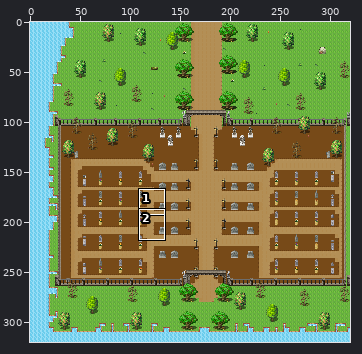
A sprite sheet gets an edit: Tenebris/Maps/9_m.png. Above, an overview of the earlier version with the close-up marked.
Close-up. Before:
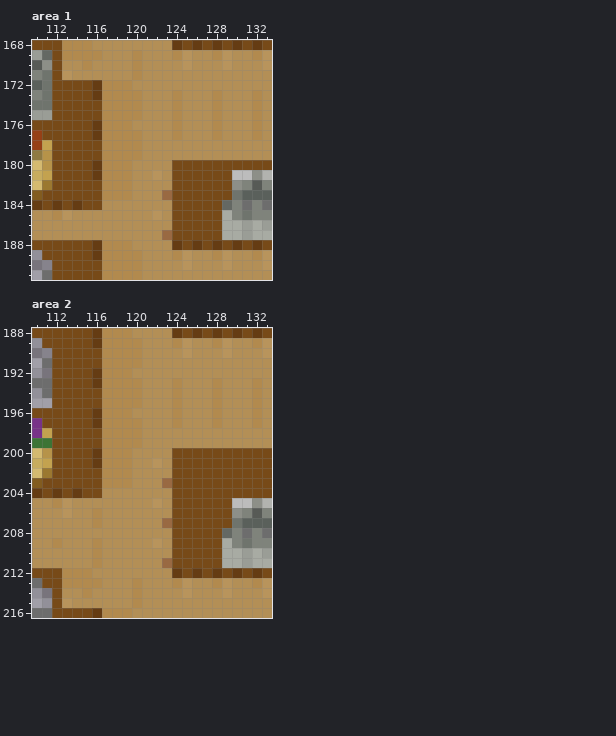
The file is 320x320 pixels. Colours within 5 levels of each other are drawn and written as one. Shown: area 1: x 110..133, y 168..191; area 2: x 110..133, y 188..216. The commit also changed other parts of the picture, which this record leaves out.
After the commit:
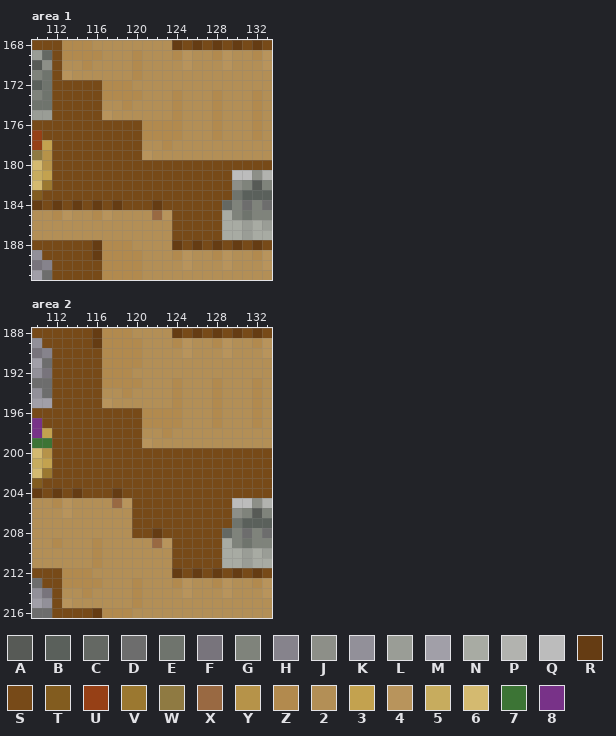
Palette (. is transparent): A #575a56  B #5a605b  C #646863  D #6d6d6d  E #6f746d  F #78747c  G #7f837b  H #86838c  J #8d8f88  K #929099  L #9a9d96  M #a19fa8  N #a8aba3  P #b2b3af  Q #bcbcbc  R #653c13  S #774a18  T #825c1f  U #964016  V #9b7830  W #8f7a42  X #996942  Y #b69349  Z #b28a4e  2 #b38f56  3 #c3a24f  4 #b8945c  5 #c7ac5e  6 #d4ba70  7 #3c7435  8 #783288
Change:
Area 1:
y 172..173: x 116 R -> S
y 174: x 117..118 ZZ -> 22; x 120 Z -> 2
y 175: x 117..120 ZZZZ -> 4222
y 176: x 116..123 RZZZ2222 -> SSSSSZZZ
y 177: x 116..123 RZZZZ222 -> SSSSSZZZ
y 178: x 117..120 ZZZZ -> SSSS; x 123 2 -> Z
y 179: x 117..121 ZZZZ2 -> SSSS4
y 180: x 116..123 RZZZ2222 -> SSSSSSSS
y 181: x 116..123 RZZZ2242 -> SSSSSSSS
y 182: x 117..123 ZZZ2222 -> SSSSSSS
y 183: x 117..123 ZZZ222X -> SSSSSSS
y 184: x 116..123 S2222222 -> RSRSSSRS
y 185: x 116..117 22 -> Z4; x 122..123 42 -> X4
y 187: x 123 X -> 2
Area 2:
y 192..193: x 116 R -> S
y 194: x 117..118 ZZ -> 22; x 120 Z -> 2
y 195: x 117..120 ZZZZ -> 4222
y 196: x 116..123 RZZZ2222 -> SSSSSZZZ
y 197: x 116..123 RZZZZ222 -> SSSSSZZZ
y 198: x 117..120 ZZZZ -> SSSS; x 123 2 -> Z
y 199: x 117..121 ZZZZ2 -> SSSS4
y 200: x 116..123 RZZZ2222 -> SSSSSSSS
y 201: x 116..123 RZZZ2242 -> SSSSSSSS
y 202: x 117..123 ZZZ2222 -> SSSSSSS
y 203: x 117..123 ZZZ222X -> SSSSSSS
y 204: x 117..123 2222222 -> SRSSSSS
y 205: x 118..123 222242 -> X4SSSS
y 206: x 116 Z -> 2; x 120..123 2222 -> SSSS
y 207: x 116 Z -> 2; x 120..123 222X -> SSSS
y 208: x 120..123 2222 -> SSRS
y 209: x 122..123 42 -> X4
y 211: x 123 X -> 2
Boxes around the changes in both close-ups, in picture pixels (x1, y1, x2, y2):
changed: (92, 80, 172, 240)
changed: (92, 368, 172, 568)
